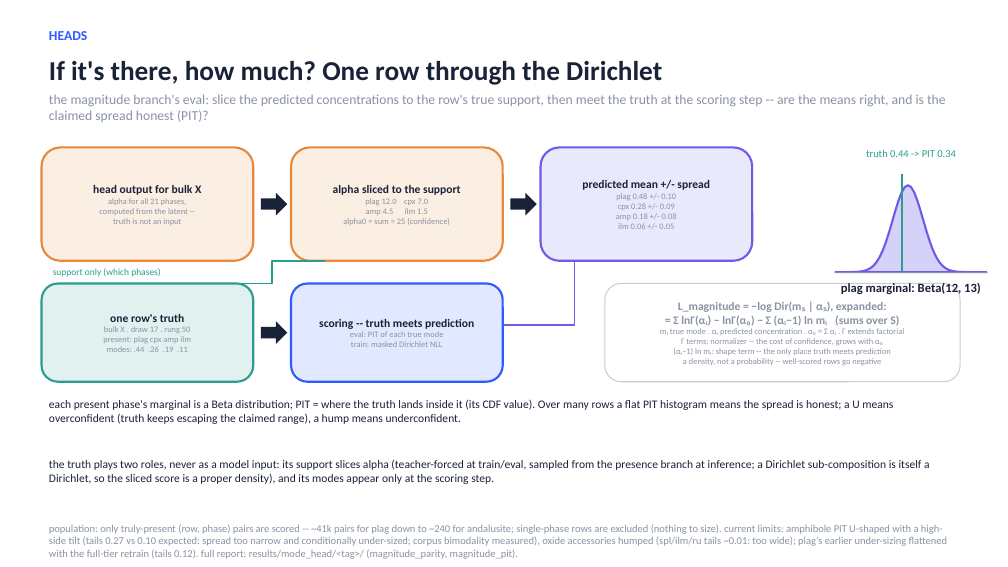
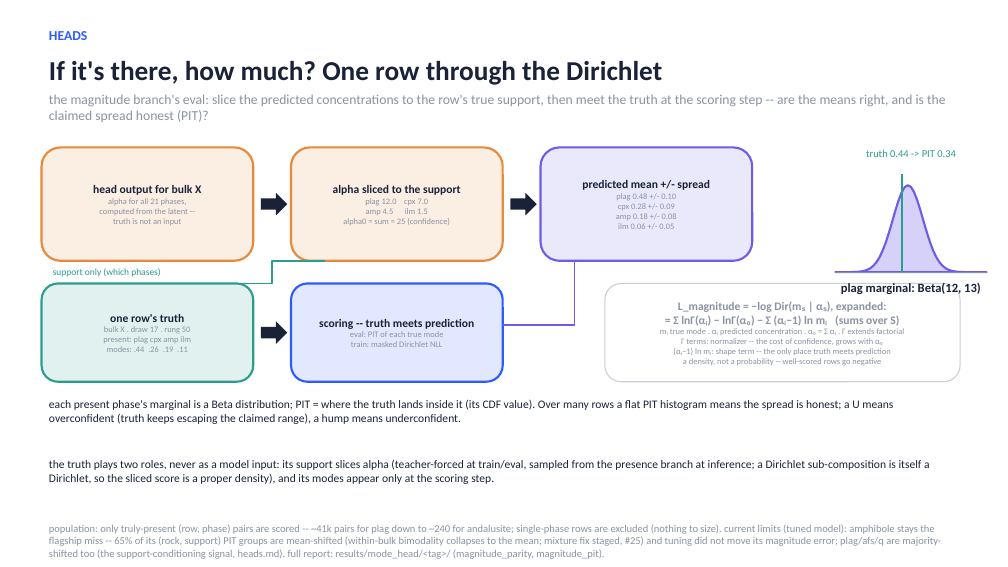
Before and after one commit to matthew-j-liu/phasecast, a slide deck: slide 15 of slides/overview.pptx. Drawn at 1008x567 pixels with LibreOffice and Linux fonts; fonts in the diff are those of the drawing. Boxes give left, top, right and bottom in pixels: in the first picture for what was removed or moved away, otherwise in the second. Text is boxed around its words. In the diff, an @@ line names an element or a change of style, - is before the commit and + after.

Commit message:
joint head architecture part 2

```diff
--- a/slides/overview.pptx
+++ b/slides/overview.pptx
@@ text at [49, 524, 941, 559]: text changed @@
-population: only truly-present (row, phase) pairs are scored -- ~41k pairs for plag down to ~240 for andalusite; single-phase rows are excluded (nothing to size). current limits: amphibole PIT U-shaped with a high-side tilt (tails 0.27 vs 0.10 expected: spread too narrow and conditionally under-sized; corpus bimodality measured), oxide accessories humped (spl/ilm/ru tails ~0.01: too wide); plag's earlier under-sizing flattened with the full-tier retrain (tails 0.12). full report: results/mode_head/<tag>/ (magnitude_parity, magnitude_pit).
+population: only truly-present (row, phase) pairs are scored -- ~41k pairs for plag down to ~240 for andalusite; single-phase rows are excluded (nothing to size). current limits (tuned model): amphibole stays the flagship miss -- 65% of its (rock, support) PIT groups are mean-shifted (within-bulk bimodality collapses to the mean; mixture fix staged, #25) and tuning did not move its magnitude error; plag/afs/q are majority-shifted too (the support-conditioning signal, heads.md). full report: results/mode_head/<tag>/ (magnitude_parity, magnitude_pit).
```
Also in this commit, not shown: 4 other slides changed, 2 slides added, 1 other file.
